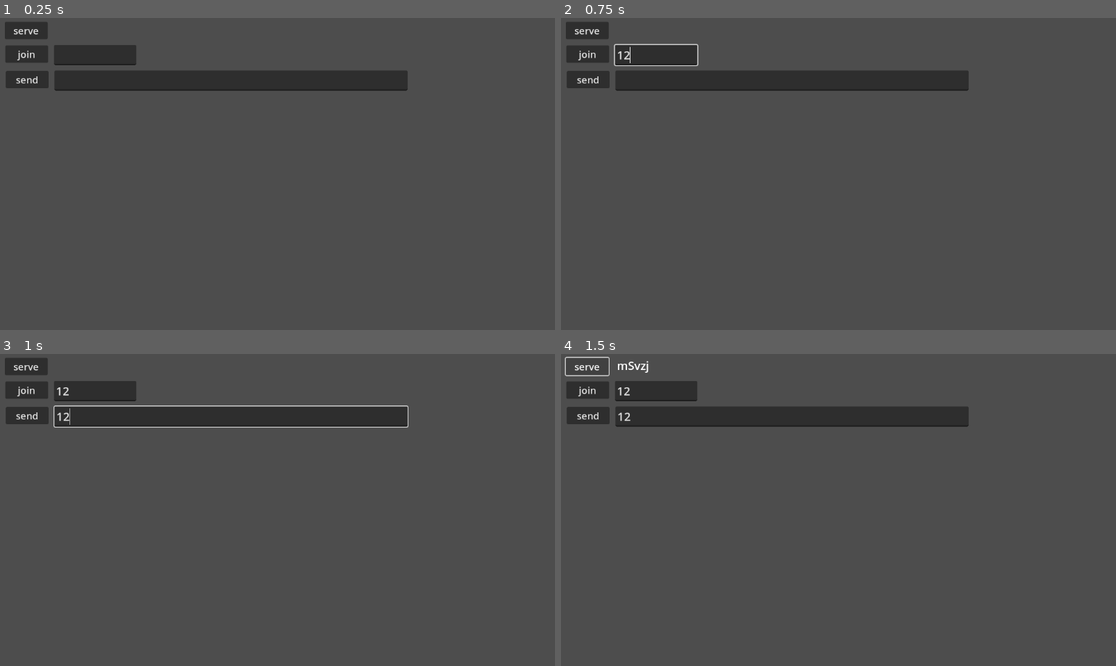
Above: before the commit, frames 1-4 (two rows, left to right).
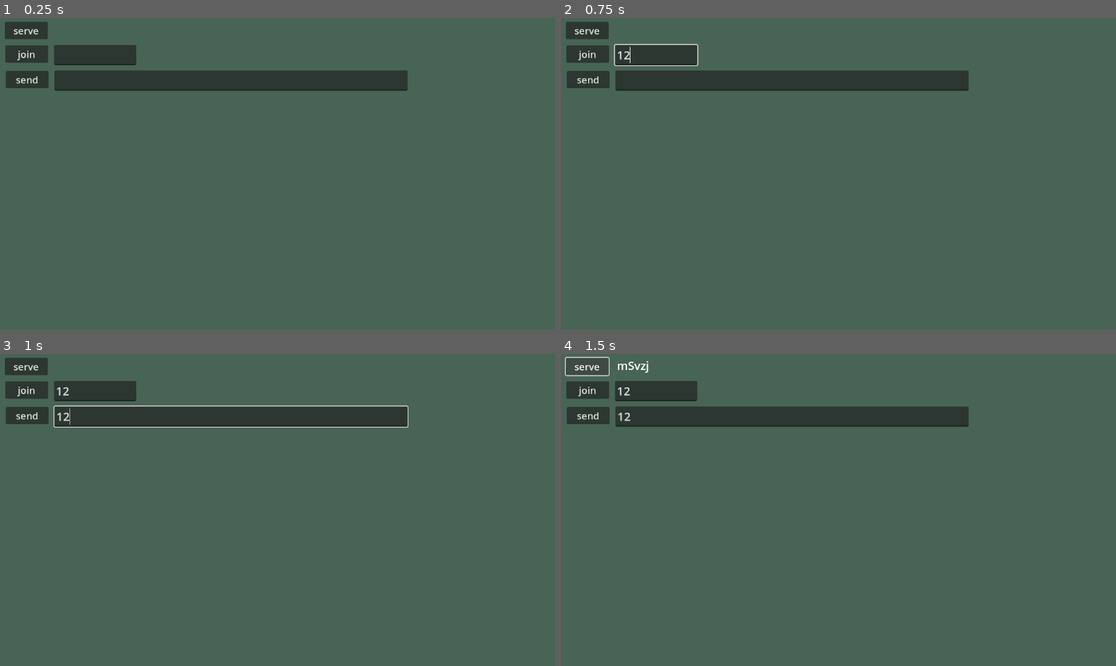
Above: after the commit, the same moments.

Repository: JosePedroDias/godot-peer-mp-with-tube
Game: Godot game, scene res://scenes/main.tscn
Two runs of this game, one before a commit and one after it. Both use one fixed random seed, a clock stepped at 60 frames per second and the inputs below.
Inputs (mouse positions are in pixels of both pictures, inside the frame that each line leads up to):
- Up to frame 1 (0.25 s): no input
- Up to frame 2 (0.75 s): click (655, 55) at 0.52 s; type "12" at 0.6 s
- Up to frame 3 (1 s): click (233, 416) at 0.75 s; type "12" at 0.83 s
- Up to frame 4 (1.5 s): click "serve" at 1.25 s

The runs differ from the first frame. In frame 1, less than 0.1% of the frame differs, in the area x 0-100%, y 0-100%; in frame 2, less than 0.1%; in frame 3, less than 0.1%; in frame 4, less than 0.1%.

Commit message:
fx

Diff:
--- a/project.godot
+++ b/project.godot
@@ -61,3 +61,4 @@
 
 renderer/rendering_method="gl_compatibility"
 renderer/rendering_method.mobile="gl_compatibility"
+environment/defaults/default_clear_color=Color(0.28129858, 0.39182338, 0.32890525, 1)
--- /dev/null
+++ b/scenes/explosion.tscn
@@ -0,0 +1,8 @@
+[gd_scene load_steps=3 format=3 uid="uid://d01k4ddofgxxf"]
+
+[ext_resource type="Texture2D" uid="uid://dnt8svritu8hq" path="res://textures/fx/explosion2.png" id="1_17npe"]
+[ext_resource type="Script" uid="uid://uvhg15164wna" path="res://scripts/explosion.gd" id="2_nfeox"]
+
+[node name="Explosion" type="Sprite2D"]
+texture = ExtResource("1_17npe")
+script = ExtResource("2_nfeox")
--- /dev/null
+++ b/scenes/fire.tscn
@@ -0,0 +1,10 @@
+[gd_scene load_steps=3 format=3 uid="uid://dq7qqqwv1yff0"]
+
+[ext_resource type="Texture2D" uid="uid://byx6tmax00owq" path="res://textures/fx/shotOrange.png" id="1_52nqi"]
+[ext_resource type="Script" uid="uid://davxp25c7ns38" path="res://scripts/fire.gd" id="2_xqmqg"]
+
+[node name="Fire" type="Sprite2D"]
+texture = ExtResource("1_52nqi")
+offset = Vector2(0, -30)
+flip_v = true
+script = ExtResource("2_xqmqg")
--- /dev/null
+++ b/scenes/smoke.tscn
@@ -0,0 +1,9 @@
+[gd_scene load_steps=3 format=3 uid="uid://b4dc3nblh8og1"]
+
+[ext_resource type="Texture2D" uid="uid://5utm4h27r0yr" path="res://textures/fx/explosionSmoke5.png" id="1_acmqr"]
+[ext_resource type="Script" uid="uid://cqhekxjlx52gh" path="res://scripts/smoke.gd" id="2_rx0m8"]
+
+[node name="Smoke" type="Sprite2D"]
+scale = Vector2(0.5, 0.5)
+texture = ExtResource("1_acmqr")
+script = ExtResource("2_rx0m8")
--- a/scenes/terrain.tscn
+++ b/scenes/terrain.tscn
@@ -6,6 +6,6 @@
 script = ExtResource("1_b0j75")
 
 [node name="MultiplayerSpawner" type="MultiplayerSpawner" parent="."]
-_spawnable_scenes = PackedStringArray("uid://4uufnii5g2di", "uid://dcft4mvw3dmb6")
+_spawnable_scenes = PackedStringArray("uid://4uufnii5g2di", "uid://dcft4mvw3dmb6", "uid://d01k4ddofgxxf", "uid://dq7qqqwv1yff0", "uid://b4dc3nblh8og1", "uid://5as5447ytwkt")
 spawn_path = NodePath(".")
-spawn_limit = 50
+spawn_limit = 100
--- /dev/null
+++ b/scenes/tracks.tscn
@@ -0,0 +1,8 @@
+[gd_scene load_steps=3 format=3 uid="uid://5as5447ytwkt"]
+
+[ext_resource type="Texture2D" uid="uid://becbiw8wv1a30" path="res://textures/fx/tracksDouble.png" id="1_ikf7h"]
+[ext_resource type="Script" uid="uid://dda7d60ddv6oh" path="res://scripts/tracks.gd" id="2_oy45g"]
+
+[node name="Tracks" type="Sprite2D"]
+texture = ExtResource("1_ikf7h")
+script = ExtResource("2_oy45g")
--- a/scripts/bullet.gd
+++ b/scripts/bullet.gd
@@ -21,6 +21,8 @@
 			time_left = 0
 			if _terrain != null:
 				tank.remove_health(10)
+				_terrain._spawn_sys.spawn_explosion(position)
+				queue_free()
 				#print("tank " + tank.peer_id + "'s energy: ", str(tank.energy))
 
 func _to_string() -> String:
--- /dev/null
+++ b/scripts/explosion.gd
@@ -0,0 +1,13 @@
+class_name Explosion
+extends Sprite2D
+
+const MAX_TIME: float = 0.5
+
+var time_left: float = MAX_TIME
+
+func _process(delta: float) -> void:
+	time_left -= delta
+	modulate.a = time_left / MAX_TIME
+
+	if not multiplayer.is_server(): return
+	if time_left < 0: queue_free()
--- /dev/null
+++ b/scripts/fire.gd
@@ -0,0 +1,13 @@
+class_name Fire
+extends Sprite2D
+
+const MAX_TIME: float = 0.3
+
+var time_left: float = MAX_TIME
+
+func _process(delta: float) -> void:
+	time_left -= delta
+	modulate.a = time_left / MAX_TIME
+
+	if not multiplayer.is_server(): return
+	if time_left < 0: queue_free()
--- a/scripts/peerdata.gd
+++ b/scripts/peerdata.gd
@@ -8,6 +8,8 @@
 var _barrel_drot_buf: Array[float] = [0]
 var _last_thrust: float = 0
 var _last_barrel_drot: float = 0
+
+var last_tracks_pos: Vector2 = Vector2.ZERO
 
 var thrust: float = 0: # forward
 	get:
--- /dev/null
+++ b/scripts/smoke.gd
@@ -0,0 +1,14 @@
+class_name Smoke
+extends Sprite2D
+
+const MAX_TIME: float = 0.5
+
+var time_left: float = MAX_TIME
+
+func _process(delta: float) -> void:
+	time_left -= delta
+	scale = Vector2.ONE * (0.5 - time_left)
+	modulate.a = time_left / MAX_TIME
+
+	if not multiplayer.is_server(): return
+	if time_left < 0: queue_free()
--- a/scripts/systems/bullet_sys.gd
+++ b/scripts/systems/bullet_sys.gd
@@ -1,8 +1,11 @@
 class_name BulletSys
 extends RefCounted
 
+const DELTA_SMOKE: float = 0.05
+
 var _terrain: Terrain = null
 var _bullets: Array[Bullet] = []
+var _last_smoke_t: float = DELTA_SMOKE
 
 func _init(terr: Terrain) -> void:
 	_terrain = terr
@@ -13,12 +16,10 @@
 func process(delta: float) -> void:
 	var bullets_to_remove = []
 
+	var needs_smoke: bool = _last_smoke_t < 0
+	_last_smoke_t -= delta
+
 	for bu in _bullets:
-		#if not is_instance_valid(bu):
-		#	print("removing invalid instance of bullet!") # TODO is this necessary?
-		#	bullets_to_remove.append(bu)
-		#	continue
-
 		bu.time_left -= delta
 		var d_pos = bu.dir * Bullet.SPEED
 		bu.position += d_pos
@@ -26,6 +27,11 @@
 		if bu.time_left < 0:
 			bullets_to_remove.append(bu)
 			bu.queue_free()
+		elif needs_smoke:
+			_terrain._spawn_sys.spawn_smoke(bu.position)
+
+	if needs_smoke:
+		_last_smoke_t = DELTA_SMOKE
 
 	for bu in bullets_to_remove:
 		_bullets.erase(bu)
--- a/scripts/systems/spawn_sys.gd
+++ b/scripts/systems/spawn_sys.gd
@@ -4,6 +4,10 @@
 var _terrain: Terrain = null
 var _tank_scene = load("res://scenes/tank.tscn")
 var _bullet_scene = load("res://scenes/bullet.tscn")
+var _explosion_scene = load("res://scenes/explosion.tscn")
+var _fire_scene = load("res://scenes/fire.tscn")
+var _smoke_scene = load("res://scenes/smoke.tscn")
+var _tracks_scene = load("res://scenes/tracks.tscn")
 
 func _init(terr: Terrain) -> void:
 	_terrain = terr
@@ -16,7 +20,33 @@
 		"type": "tank",
 		"peer_id": peer_id,
 		"theme": _terrain._tank_sys.get_theme(),
-		"pos": _terrain._tank_sys.get_spawn_position()
+		"position": _terrain._tank_sys.get_spawn_position()
+	})
+
+func spawn_explosion(pos: Vector2) -> void:
+	_terrain.spawner.spawn({
+		"type": "explosion",
+		"position": Vector2(pos)
+	})
+
+func spawn_fire(pos: Vector2, rotation: float) -> void:
+	_terrain.spawner.spawn({
+		"type": "fire",
+		"position": Vector2(pos),
+		"rotation": rotation
+	})
+
+func spawn_smoke(pos: Vector2) -> void:
+	_terrain.spawner.spawn({
+		"type": "smoke",
+		"position": Vector2(pos)
+	})
+
+func spawn_tracks(pos: Vector2, rotation: float) -> void:
+	_terrain.spawner.spawn({
+		"type": "tracks",
+		"position": Vector2(pos),
+		"rotation": rotation
 	})
 
 func despawn_tank(peer_id: String) -> void:
@@ -40,7 +70,7 @@
 	_terrain.spawner.spawn({
 		"type": "bullet",
 		"owner_id": id,
-		"pos": p,
+		"position": p,
 		"dir": b_dir,
 		"rotation": b_rot,
 		"terrain": _terrain
@@ -50,19 +80,40 @@
 	if d is Dictionary and d.has("type"):
 		var data = d as Dictionary
 		if data["type"] == "tank":
-			var tank = _tank_scene.instantiate()
-			if data.has("peer_id"): tank.peer_id  = data["peer_id"]
-			if data.has("theme"):   tank.theme    = data["theme"]
-			if data.has("pos"):     tank.position = data["pos"]
+			var tank: Tank = _tank_scene.instantiate()
+			if data.has("peer_id"):  tank.peer_id  = data["peer_id"]
+			if data.has("theme"):    tank.theme    = data["theme"]
+			if data.has("position"): tank.position = data["position"]
+			var rotation = randf() * 2.0 * PI
+			tank.rotate_body(rotation)
+			tank.rotate_barrel(rotation)
 			_terrain._tank_sys.set_tank(tank.peer_id, tank)
 			return tank
 		elif data["type"] == "bullet":
-			var bullet = _bullet_scene.instantiate()
+			var bullet: Bullet = _bullet_scene.instantiate()
 			if data.has("owner_id"): bullet.owner_id = data["owner_id"]
 			if data.has("dir"):      bullet.dir      = data["dir"]
 			if data.has("terrain"):  bullet._terrain = data["terrain"]
-			if data.has("pos"):      bullet.position = data["pos"]
+			if data.has("position"): bullet.position = data["position"]
 			if data.has("rotation"): bullet.rotation = data["rotation"]
 			_terrain._bullet_sys.add_bullet(bullet)
 			return bullet
+		elif data["type"] == "explosion":
+			var expl = _explosion_scene.instantiate()
+			if data.has("position"): expl.position = data["position"]
+			return expl
+		elif data["type"] == "fire":
+			var fire = _fire_scene.instantiate()
+			if data.has("position"): fire.position = data["position"]
+			if data.has("rotation"): fire.rotation = data["rotation"]
+			return fire
+		elif data["type"] == "smoke":
+			var smoke = _smoke_scene.instantiate()
+			if data.has("position"): smoke.position = data["position"]
+			return smoke
+		elif data["type"] == "tracks":
+			var tracks = _tracks_scene.instantiate()
+			if data.has("position"): tracks.position = data["position"]
+			if data.has("rotation"): tracks.rotation = data["rotation"]
+			return tracks
 	return null
--- a/scripts/systems/tank_sys.gd
+++ b/scripts/systems/tank_sys.gd
@@ -34,6 +34,10 @@
 				t.rotate_barrel(pd.barrel_drot * delta * Tank.BARREL_R_SPEED)
 			if pd.thrust != 0:
 				t.move_forward(vel)
+				var dist: float = pd.last_tracks_pos.distance_to(t.position)
+				if dist > Tank.TRACKS_MIN_DIST:
+					_terrain._spawn_sys.spawn_tracks(t.position, t.get_body_rotation())
+					pd.last_tracks_pos = Vector2(t.position)
 
 func get_theme() -> String:
 	return Tank.THEMES[ _tanks_map.size() % Tank.THEMES.size() ]
--- a/scripts/tank.gd
+++ b/scripts/tank.gd
@@ -11,6 +11,7 @@
 const BW_SPEED: float = 80
 const BODY_R_SPEED: float = 1.2
 const BARREL_R_SPEED: float = 5
+const TRACKS_MIN_DIST: float = 40.0
 const NINETY_RAD: float = PI / 2
 const THEMES: Array[String] = ["1blue", "2green", "3red", "4sand"]
 
@@ -29,7 +30,7 @@
 	var d_pos = Vector2.from_angle(body_spr.rotation + NINETY_RAD) * vel
 	move_and_collide(d_pos)
 
-func rotate_body(dr: float, vel: float) -> float:
+func rotate_body(dr: float, vel: float = 1.0) -> float:
 	var res = dr * vel
 	body_spr.rotation += res
 	return res
@@ -37,6 +38,9 @@
 func rotate_barrel(dr: float) -> void:
 	barrel_spr.rotation += dr
 
+func get_body_rotation() -> float:
+	return body_spr.rotation
+
 func get_barrel_rotation() -> float:
 	return barrel_spr.rotation
 
--- a/scripts/terrain.gd
+++ b/scripts/terrain.gd
@@ -69,7 +69,11 @@
 @rpc("any_peer", "call_local", "reliable")
 func send_fire() -> void:
 	var id = str(multiplayer.get_remote_sender_id())
-	if multiplayer.is_server(): _spawn_sys.spawn_bullet(id)
+	if multiplayer.is_server():
+		_spawn_sys.spawn_bullet(id)
+		var tank = _tank_sys.get_tank(id)
+		if tank == null: return
+		_spawn_sys.spawn_fire(tank.position, tank.get_barrel_rotation())
 
 func _physics_process(delta: float) -> void:
 	if not multiplayer.is_server(): return
--- /dev/null
+++ b/scripts/tracks.gd
@@ -0,0 +1,13 @@
+class_name Tracks
+extends Sprite2D
+
+const MAX_TIME: float = 1.5
+
+var time_left: float = MAX_TIME
+
+func _process(delta: float) -> void:
+	time_left -= delta
+	modulate.a = time_left / MAX_TIME
+
+	if not multiplayer.is_server(): return
+	if time_left < 0: queue_free()
Not shown, added: scripts/explosion.gd.uid
Not shown, added: scripts/fire.gd.uid
Not shown, added: scripts/smoke.gd.uid
Not shown, added: scripts/tracks.gd.uid
